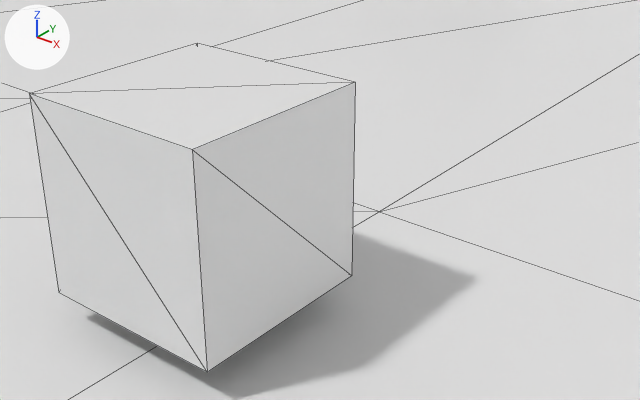
What one commit did to the glTF model demo world.glb.
One viewpoint serves both versions: a camera (50 mm lens) standing at (65.49, -5.11, 4.85) and looking at (61.32, 0.09, 1.62). Lighting does not change. The marker at upper left points along +X, +Y and +Z. Mesh edges are drawn as thin lines.

In view in the first picture: 'cube_001', 'interactive_cube'.
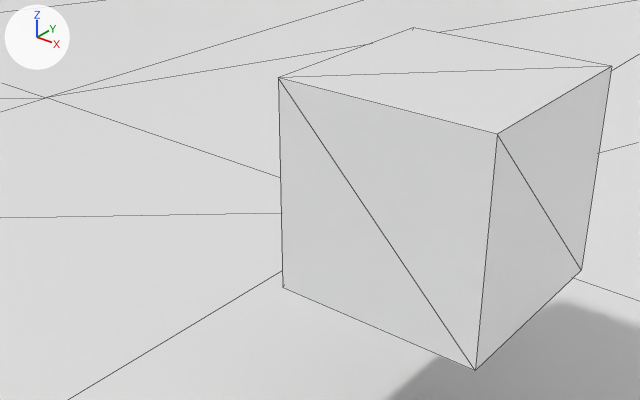
The newer file is also rescaled (x0.62) as a whole; pictures and numbers use the older file's frame.

What differs and where, as boxes [x1, y1, x2, y2] in the pictures (640 x 400 px):
'interactive_cube', moved, rescaled
    before: [29, 43, 355, 372]
    after: [278, 28, 612, 371]

The change, as a list of edits to the scene's bpy script:
```text
Change ob_interactive_cube:
    ob_interactive_cube.location: (59.997, 0.0, 1.343) -> (62.516, 0.0, 2.166)
    ob_interactive_cube.scale: (1.0, 1.0, 1.0) -> (0.822, 0.822, 0.822)
```
